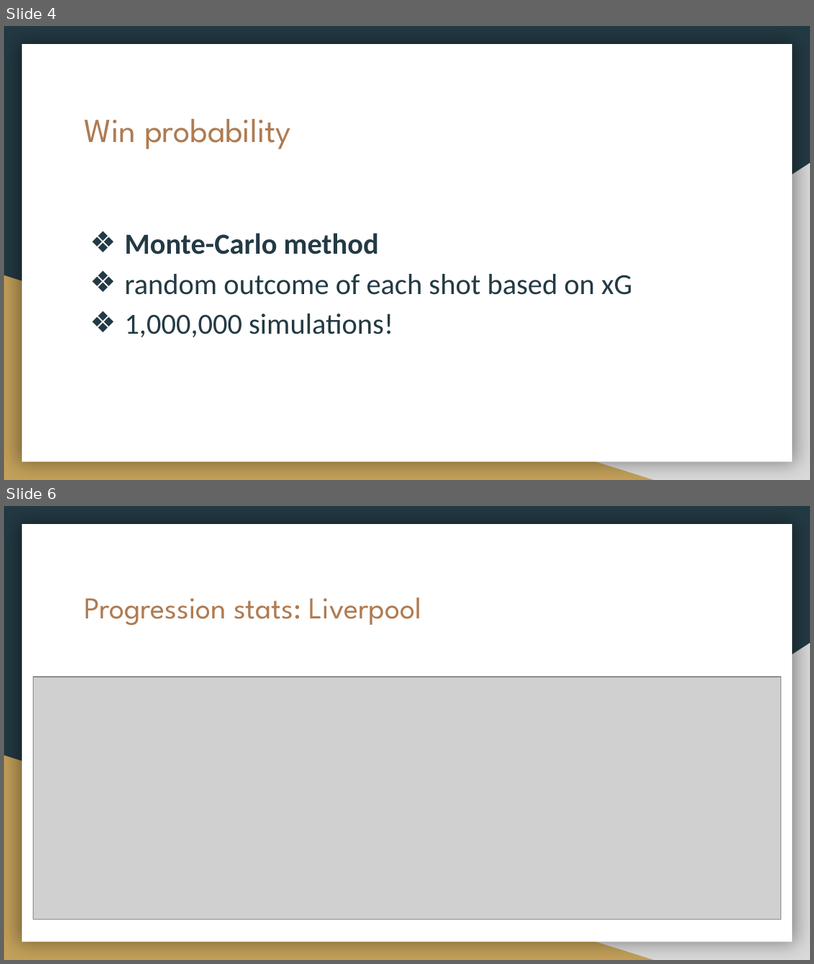
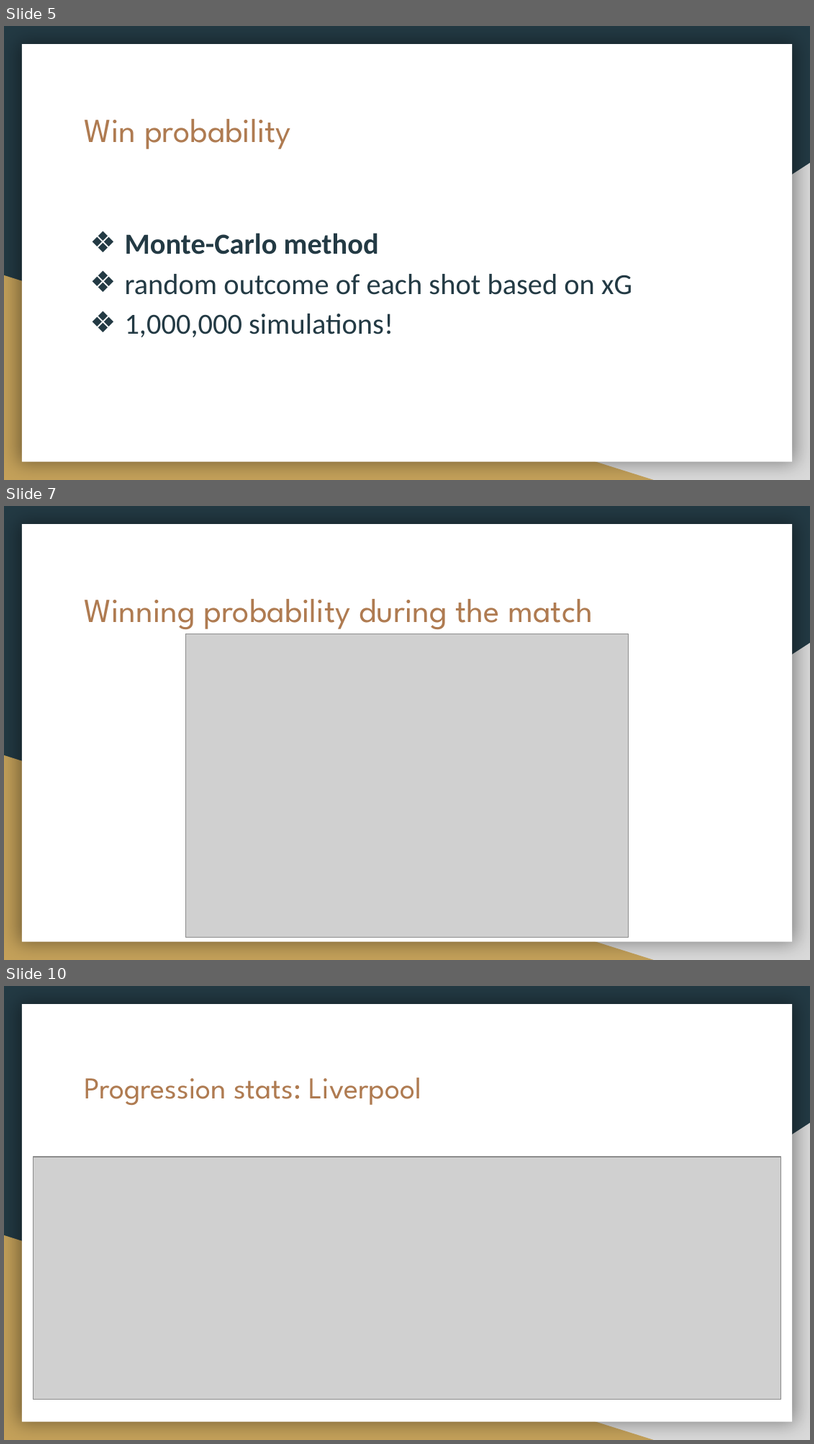
Before and after one commit to Football-Analytics-UCU/Liverpool, a slide deck: match report.pptx. Shown one above the other, each under a label of ours: slides 4 and 6 before the commit, slides 5, 7 and 10 after it; the slides between them are not shown. The pictures are 814x964 and 814x1444 pixels, drawn with LibreOffice and Linux fonts; fonts in the diff are those of the drawing; grey boxes stand for pictures. Boxes give left, top, right and bottom in pixels: in the first picture for what was removed or moved away, otherwise in the second. Text is boxed around its words. In the diff, an @@ line names an element or a change of style, - is before the commit and + after.

```diff
--- a/match report.pptx
+++ b/match report.pptx
@@ slide 7 added at (4,506,810,960), background #233A44; not listed: 3 template elements that a slide beside it also shows @@
@@ title added at (85,599,593,629), 30 pt, text #AF7B51 @@
+Winning probability during the match
@@ picture added at (186,634,629,937) @@
@@ what was slide 4 is now slide 5 @@
@@ what was slide 6 is now slide 10 @@
```
Also in this commit, not shown: 5 other slides added, 4 slides removed, 5 other files.
